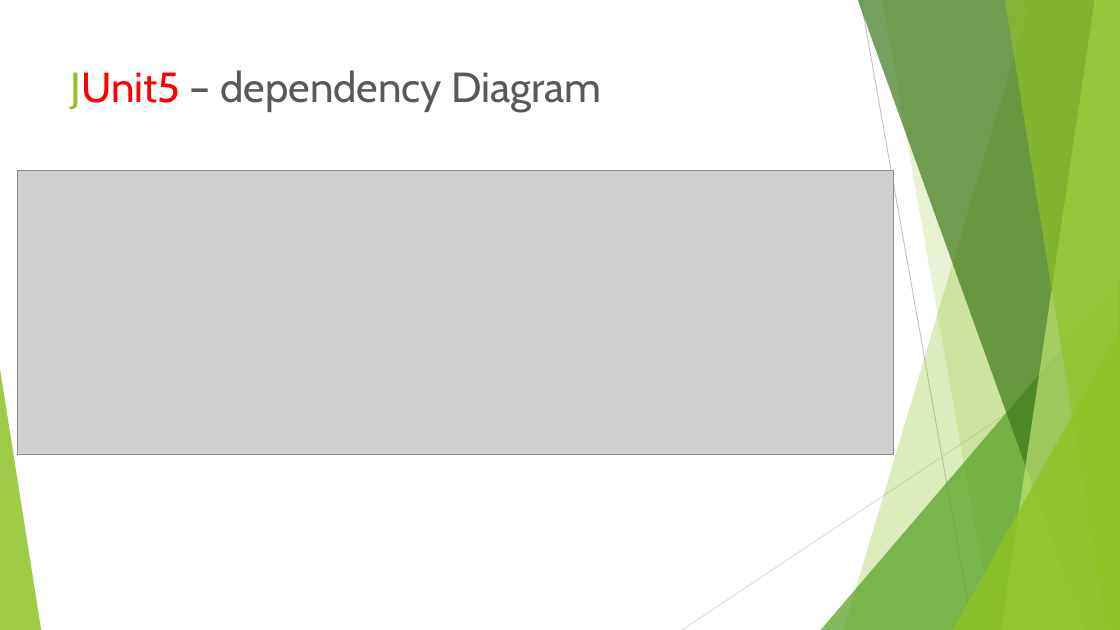
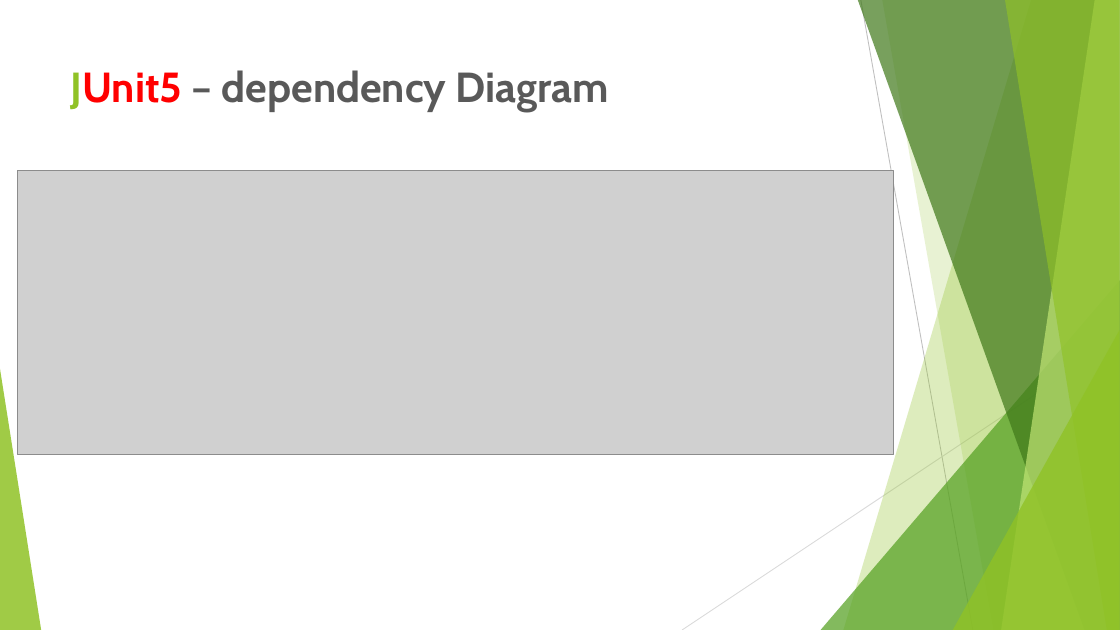
Before and after one commit to baryr/junit-samples, a slide deck: slide 15 of junit-features.pptx. Drawn at 1120x630 pixels with LibreOffice and Linux fonts; fonts in the diff are those of the drawing; grey boxes stand for pictures. Boxes give left, top, right and bottom in pixels: in the first picture for what was removed or moved away, otherwise in the second. Text is boxed around its words. In the diff, an @@ line names an element or a change of style, - is before the commit and + after.

```diff
--- a/junit-features.pptx
+++ b/junit-features.pptx
@@ title "JUnit5 – dependency Diagram" at [71,70,609,112]: bold on @@
```
Also in this commit, not shown: 15 other slides changed.
